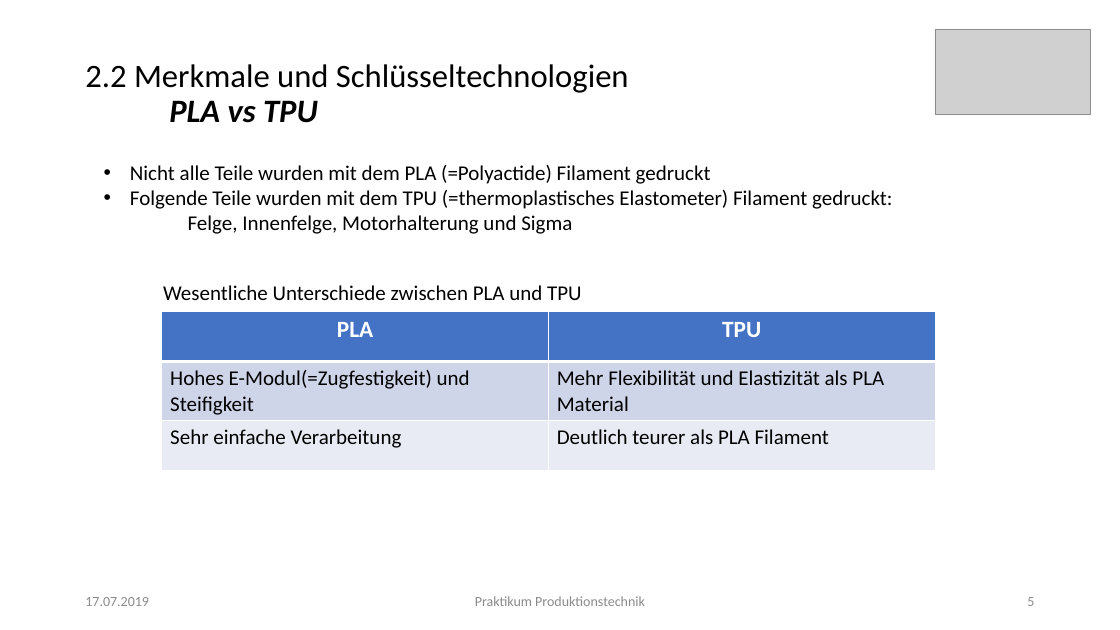
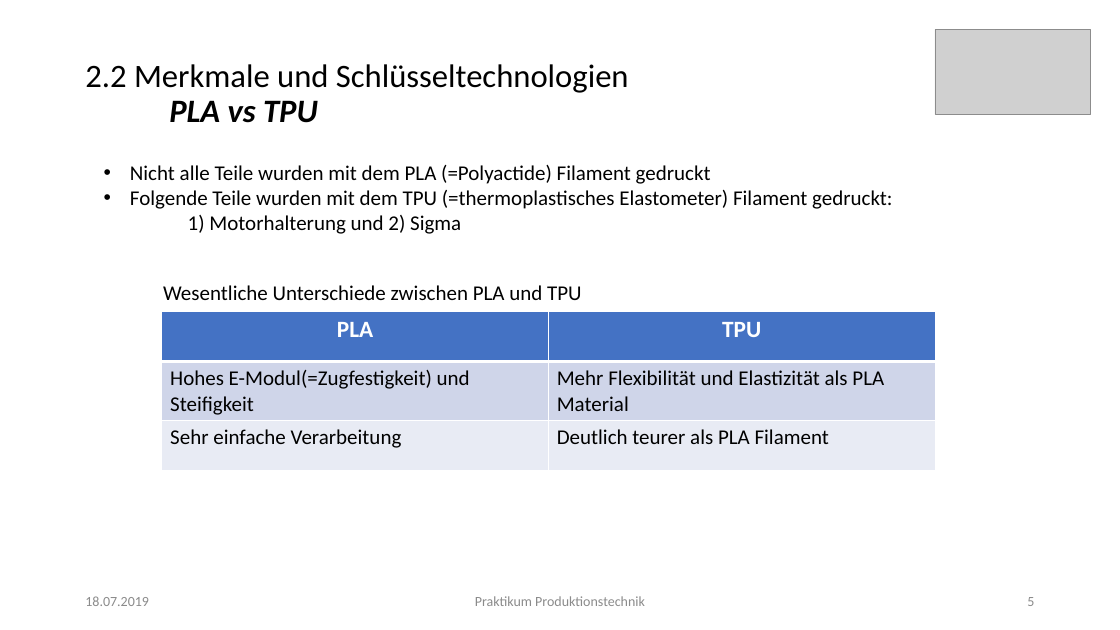
Before and after one commit to Khodii/OmniMoveCar, a slide deck: slide 5 of Praktikum ProdTech Präsentation.pptx. Drawn at 1120x630 pixels with LibreOffice and Linux fonts; fonts in the diff are those of the drawing; grey boxes stand for pictures. Boxes give left, top, right and bottom in pixels: in the first picture for what was removed or moved away, otherwise in the second. Text is boxed around its words. In the diff, an @@ line names an element or a change of style, - is before the commit and + after.

```diff
--- a/Praktikum ProdTech Präsentation.pptx
+++ b/Praktikum ProdTech Präsentation.pptx
@@ text at [188,215,461,234]: text changed @@
-Felge, Innenfelge, Motorhalterung und Sigma
+1) Motorhalterung und 2) Sigma
@@ text at [85,596,149,606]: text changed @@
-17.07.2019
+18.07.2019
```
Also in this commit, not shown: 14 other slides changed, 1 slide added.
